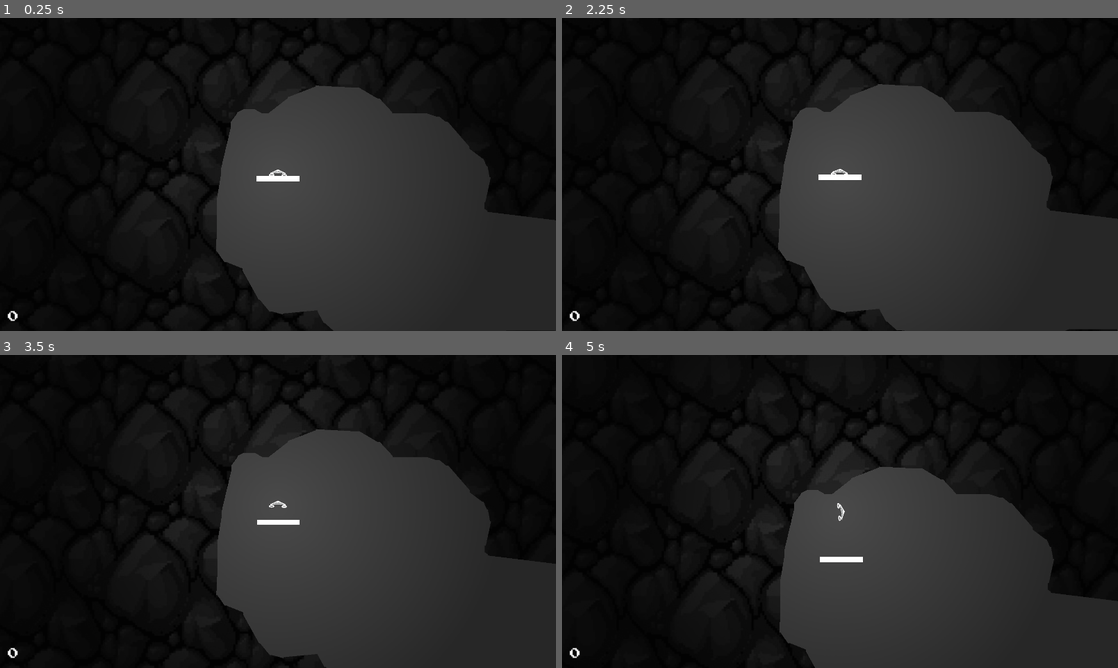
Above: before the commit, frames 1-4 (two rows, left to right).
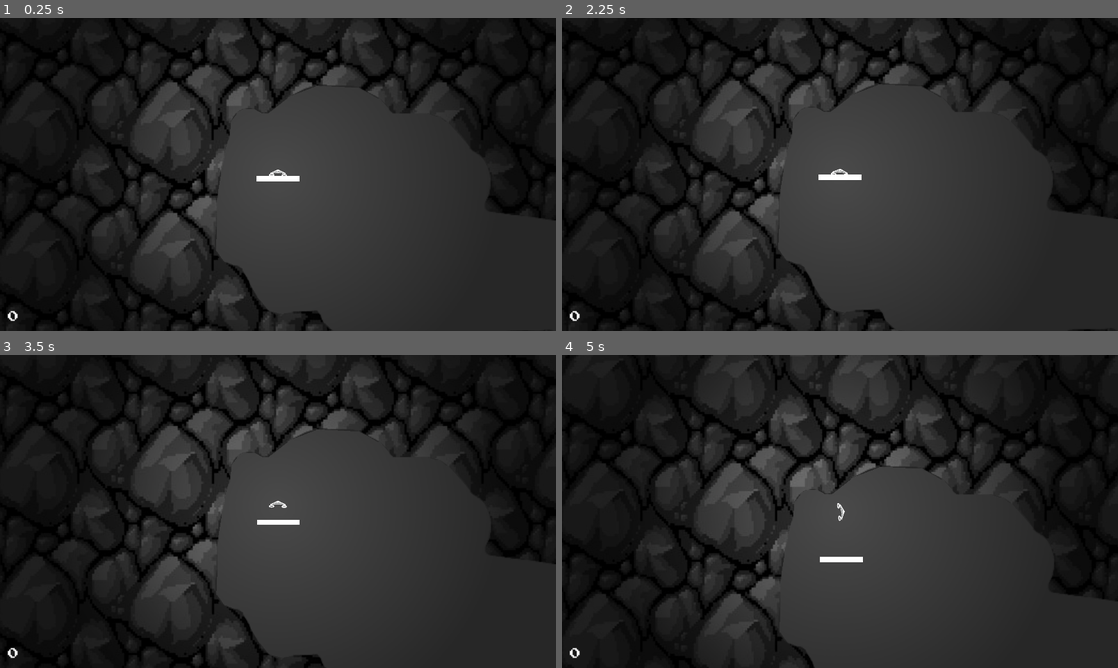
Above: after the commit, the same moments.

Repository: mutualtape/droneroids
Game: Godot game, scene res://game.tscn
Two runs of this game, one before a commit and one after it. Both use one fixed random seed, a clock stepped at 60 frames per second and the inputs below.
Inputs:
- Up to frame 1 (0.25 s): no input
- Up to frame 2 (2.25 s): hold Right (right) 0.53-1.28 s; tap Enter at 1.25 s; hold Down (backward) 1.28-2.03 s; tap Space at 2 s; hold Right (right) from 2.03 s (still down)
- Up to frame 3 (3.5 s): tap Enter at 2.75 s; release Right (right) at 2.78 s; hold Up (forward) from 2.78 s (still down)
- Up to frame 4 (5 s): release Up (forward) at 3.53 s; hold Left (left) from 3.53 s (still down)

The runs differ from the first frame. In frame 1, 15% of the frame differs, in the area x 1-100%, y 0-100%; in frame 2, 15%; in frame 3, 15%; in frame 4, 18%.

Commit message:
removed ugly stripes of level image by using child clipping instead of filling another polygon

Diff:
--- a/keep/StaticBody2D.gd
+++ /dev/null
@@ -1,16 +0,0 @@
-extends StaticBody2D
-
-func _ready():
-	var pol = PackedVector2Array()
-	for a in $Line2D.points:
-		pol.append(a+$Line2D.global_position)
-	pol.append(pol[0])
-
-	var collision = CollisionPolygon2D.new()
-	collision.polygon = pol;
-	add_child(collision);
-
-
-
-func _process(delta):
-	pass
--- a/levels/level_test.tscn
+++ b/levels/level_test.tscn
@@ -1,12 +1,14 @@
-[gd_scene load_steps=4 format=3 uid="uid://boy500gybuoe1"]
+[gd_scene load_steps=5 format=3 uid="uid://boy500gybuoe1"]
 
 [ext_resource type="PackedScene" uid="uid://bjdqefx7f7ctv" path="res://scenes/LevelObjects.tscn" id="1_vywet"]
+[ext_resource type="Texture2D" uid="uid://bfoi8gxek0f4b" path="res://graphics/rock.jpeg" id="2_0ebe1"]
 [ext_resource type="Texture2D" uid="uid://dam2rd7rnffkm" path="res://graphics/Level1.png" id="2_roabq"]
 [ext_resource type="PackedScene" uid="uid://cabkiwe44ppql" path="res://scenes/LandingField.tscn" id="3_odmpg"]
 
 [node name="LevelTest" type="Node2D"]
 
 [node name="LevelObjects" parent="." instance=ExtResource("1_vywet")]
+tiled_texture = ExtResource("2_0ebe1")
 
 [node name="Sprite2D" type="Sprite2D" parent="LevelObjects"]
 texture = ExtResource("2_roabq")
--- a/scenes/LevelObjects.gd
+++ b/scenes/LevelObjects.gd
@@ -1,12 +1,24 @@
 extends StaticBody2D
+
+"""
+For all sprites - three states: transparent (alpha=100%), lucid: >0%, solid (0%)
+
+Sprite gets painted as is, it is if a tile is applied
+- Sprite (image), clip children = clip only
+-- Sprite with tile as texture, region with inf width and height
+
+Collision: solid
+LightOccluder: solid and lucid (lucid: todo)
+
+"""
+
+@export var tiled_texture: Texture = null
 
 func _ready():
 
 	for sprite in get_children():
-
 		if ! sprite is Sprite2D:
 			continue
-		sprite.visible = false
 
 		var bitMap = BitMap.new()
 		bitMap.create_from_image_alpha(sprite.texture.get_image())
@@ -17,6 +29,17 @@
 
 		var imgpols = bitMap.opaque_to_polygons(Rect2(Vector2(), bitMap.get_size()), 2)
 
+		if(tiled_texture != null):
+			sprite.clip_children = CanvasItem.CLIP_CHILDREN_ONLY
+			var rock: Sprite2D = Sprite2D.new()
+			rock.texture = tiled_texture
+			rock.texture_repeat = CanvasItem.TEXTURE_REPEAT_ENABLED
+			rock.region_enabled = true
+			rock.region_rect = Rect2(0,0,100000,100000)
+			rock.light_mask = 2 # matches drone's outer light cull mask
+			rock.modulate = Color(0.2,0.2,0.2)
+			sprite.add_child(rock)
+
 		for imgpol in imgpols:
 			var pol = PackedVector2Array()
 			for a in imgpol:
@@ -25,15 +48,9 @@
 
 			var collision = CollisionPolygon2D.new()
 			collision.polygon = pol;
-
-			var rock = $Rock.duplicate()
-			rock.polygon = pol
-			add_child(rock)
+			add_child(collision)
 
 			var lightOccluder: LightOccluder2D = $LightOccluder2D.duplicate()
 			lightOccluder.occluder = OccluderPolygon2D.new()
 			lightOccluder.occluder.polygon = pol
-
 			add_child(lightOccluder)
-
-			add_child(collision)
--- a/scenes/LevelObjects.tscn
+++ b/scenes/LevelObjects.tscn
@@ -1,7 +1,6 @@
-[gd_scene load_steps=4 format=3 uid="uid://bjdqefx7f7ctv"]
+[gd_scene load_steps=3 format=3 uid="uid://bjdqefx7f7ctv"]
 
 [ext_resource type="Script" path="res://scenes/LevelObjects.gd" id="1_xafm0"]
-[ext_resource type="Texture2D" uid="uid://bfoi8gxek0f4b" path="res://graphics/rock.jpeg" id="2_mfprp"]
 
 [sub_resource type="OccluderPolygon2D" id="OccluderPolygon2D_wbxrl"]
 
@@ -12,11 +11,3 @@
 light_mask = 0
 visibility_layer = 0
 occluder = SubResource("OccluderPolygon2D_wbxrl")
-
-[node name="Rock" type="Polygon2D" parent="."]
-modulate = Color(0.0784314, 0.0784314, 0.0784314, 0.941176)
-light_mask = 2
-visibility_layer = 2
-z_index = 1
-texture_repeat = 2
-texture = ExtResource("2_mfprp")
--- a/scenes/drone.tscn
+++ b/scenes/drone.tscn
@@ -55,12 +55,12 @@
 
 [node name="PointLight2DInner" type="PointLight2D" parent="."]
 energy = 0.9
-range_item_cull_mask = 3
 shadow_enabled = true
 texture = ExtResource("4_e5125")
 texture_scale = 6.12
 
 [node name="PointLight2DOuter" type="PointLight2D" parent="."]
+visibility_layer = 0
 energy = 3.0
 range_item_cull_mask = 2
 texture = ExtResource("4_e5125")
